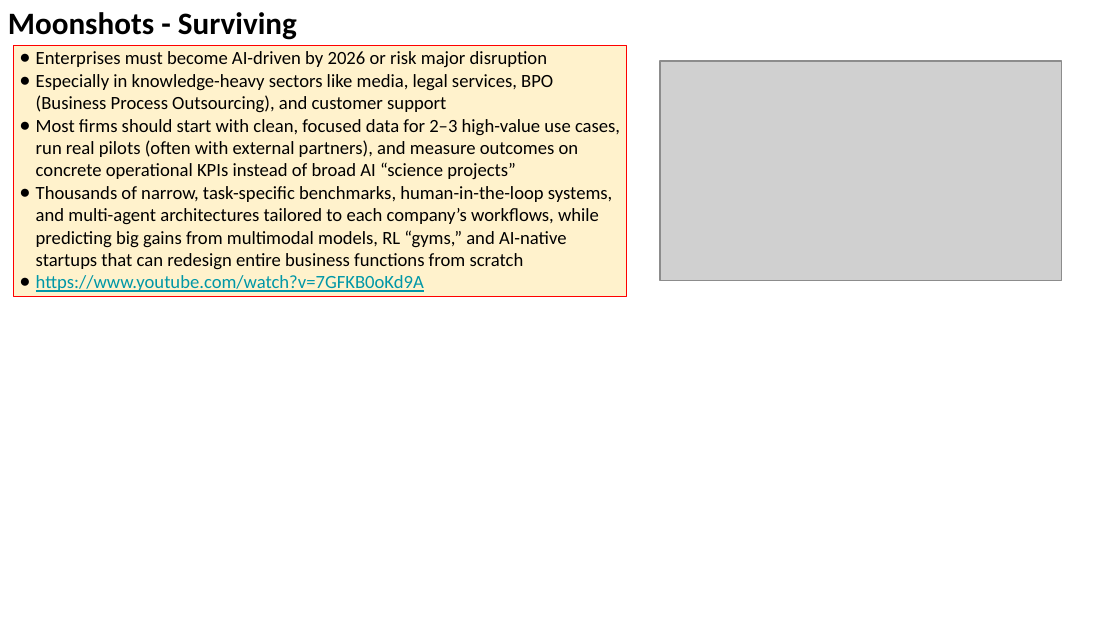
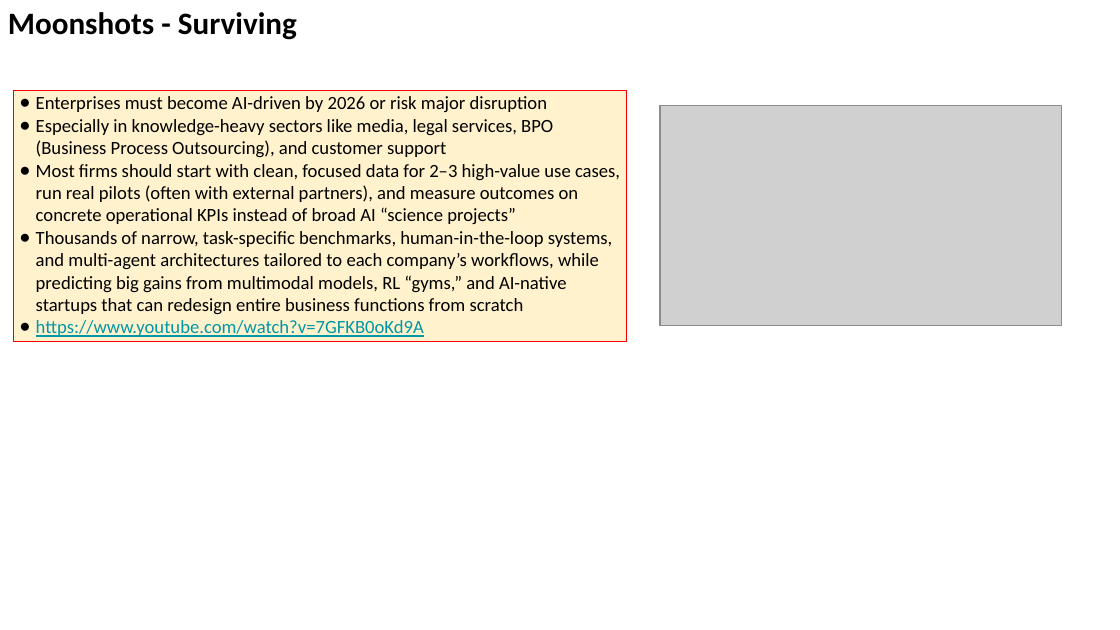
Before and after one commit to lselector/seminar, a slide deck: slide 21 of 2025/2025-12-26-AI-Updates.pptx (slide 22 before the commit). Drawn at 1120x630 pixels with LibreOffice and Linux fonts; fonts in the diff are those of the drawing; grey boxes stand for pictures. Boxes give left, top, right and bottom in pixels: in the first picture for what was removed or moved away, otherwise in the second. Text is boxed around its words. In the diff, an @@ line names an element or a change of style, - is before the commit and + after.

```diff
--- a/2025/2025-12-26-AI-Updates.pptx
+++ b/2025/2025-12-26-AI-Updates.pptx
@@ rectangle "Enterprises must become AI-driven by ...": place and size @@
-rectangle "Enterprises must become AI-driven by ..." at bbox=[13, 45, 627, 296]
+rectangle "Enterprises must become AI-driven by ..." at bbox=[13, 90, 627, 340]
@@ picture: place and size @@
-picture at bbox=[660, 60, 1061, 280]
+picture at bbox=[660, 106, 1061, 326]
```
Also in this commit, not shown: 18 other slides changed, 2 slides added, 2 slides removed.
